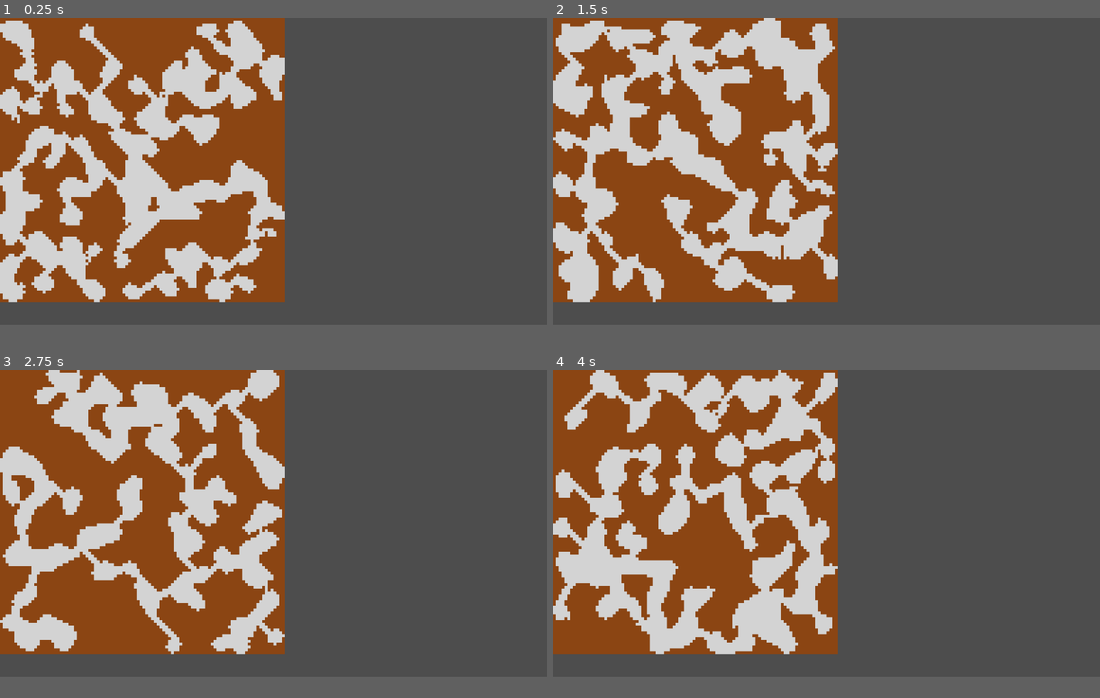
Above: before the commit, frames 1-4 (two rows, left to right).
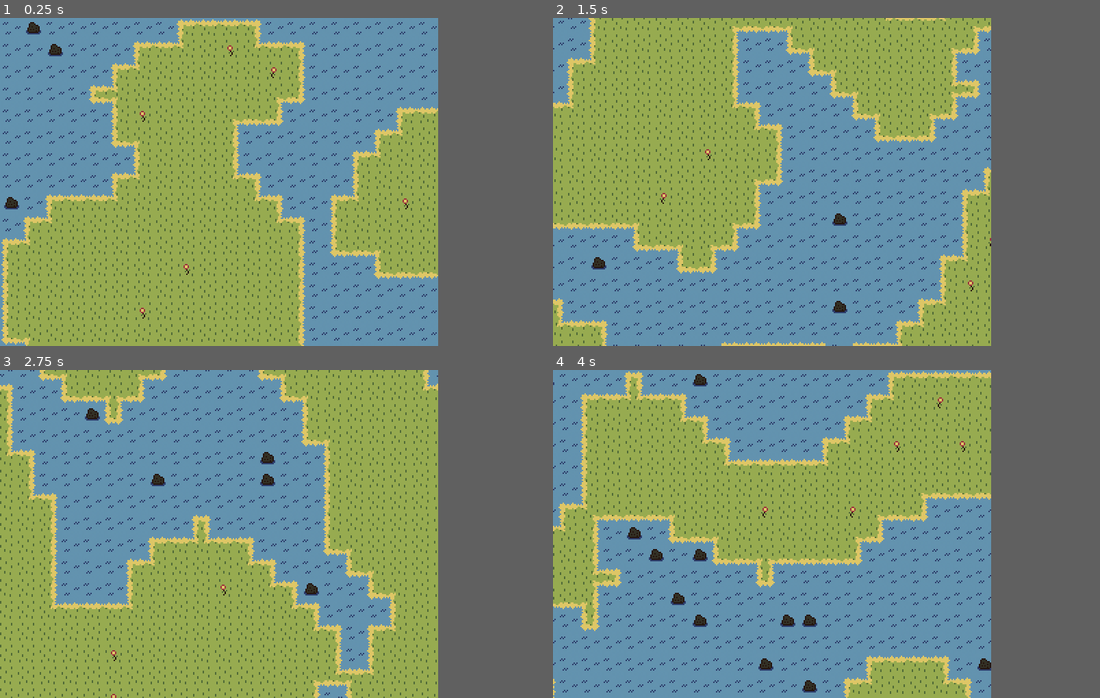
Above: after the commit, the same moments.

Repository: minazukitouka/map_generator
Game: Godot game, scene res://scenes/map_generator.tscn
Two runs of this game, one before a commit and one after it. Both use one fixed random seed, a clock stepped at 60 frames per second and the inputs below. The project has no main scene, so this scene is started directly.
Inputs (mouse positions are in pixels of both pictures, inside the frame that each line leads up to):
- Up to frame 1 (0.25 s): no input
- Up to frame 2 (1.5 s): tap Enter (ui_accept) at 0.5, 0.6, 0.77, 1.07, 1.35 s; move the mouse to (946, 155) at 0.52 s; hold Right (ui_right) 0.53-1.28 s; move the mouse to (717, 185) at 1.27 s; hold Down (ui_down) from 1.28 s (still down)
- Up to frame 3 (2.75 s): tap Enter (ui_accept) at 1.52, 1.82, 2.1 s; move the mouse to (328, 455) at 2.02 s; release Down (ui_down) at 2.03 s; hold Right (ui_right) from 2.03 s (still down)
- Up to frame 4 (4 s): move the mouse to (799, 583) at 2.77 s; release Right (ui_right) at 2.78 s; hold Up (ui_up) 2.78-3.53 s; tap Enter (ui_accept) at 2.85, 3.02, 3.32, 3.6, 3.77 s; move the mouse to (990, 570) at 3.52 s; hold Left (ui_left) from 3.53 s (still down)
In our replay, the window is 799x449 before the commit and 640x480 after it. These sizes can differ from the game's own. Grey fills any space a smaller window leaves; there, only what the larger window draws over its background counts as a difference.

The runs differ from the first frame. In frame 1, 77% of the frame differs, in the area x 0-81%, y 0-100%; in frame 2, 79%; in frame 3, 76%; in frame 4, 79%.

Commit message:
optimize algorithm and draw map data with tilemap

Diff:
--- a/project.godot
+++ b/project.godot
@@ -13,3 +13,11 @@
 config/name="MapGenerator"
 config/features=PackedStringArray("4.0", "Forward Plus")
 config/icon="res://icon.svg"
+
+[display]
+
+window/size/viewport_width=320
+window/size/viewport_height=240
+window/size/window_width_override=960
+window/size/window_height_override=720
+window/stretch/mode="viewport"
--- a/scenes/map.gd
+++ b/scenes/map.gd
@@ -8,8 +8,9 @@
 var floor: int
 var small_room_threshold: int
 
-var cells := []
+var cells: PackedByteArray
 var rooms: Array[Room] = []
+var debug_cells: Array[Vector2i] = []
 
 func _init(width: int, height: int, wall: int, floor: int):
 	self.width = width
@@ -28,21 +29,18 @@
 	connect_rooms()
 
 func generate_empty_map(fill_with: int = 0):
-	var cells = []
-	for x in range(width):
-		var column = []
-		for y in range(height):
-			column.append(fill_with)
-		cells.append(column)
+	var cells = PackedByteArray()
+	cells.resize(width * height)
+	cells.fill(fill_with)
 	return cells
 
 func generate_noise() -> void:
 	for x in range(width):
 		for y in range(height):
-			if randf() < 0.64:
-				cells[x][y] = wall
+			if randf() < 0.6:
+				set_cell(x, y, wall)
 			else:
-				cells[x][y] = floor
+				set_cell(x, y, floor)
 
 func apply_cellular_automata(wall_threshold: int = 4) -> void:
 	var new_cells = generate_empty_map(0)
@@ -50,9 +48,9 @@
 		for y in range(height):
 			var walls_count := get_walls_count(x, y, wall)
 			if walls_count > wall_threshold:
-				new_cells[x][y] = wall
+				new_cells[x * width + y] = wall
 			else:
-				new_cells[x][y] = floor
+				new_cells[x * width + y] = floor
 	cells = new_cells
 
 func scan_rooms() -> void:
@@ -60,8 +58,8 @@
 	var scanned_map = generate_empty_map(0)
 	for x in range(width):
 		for y in range(height):
-			if cells[x][y] == wall:
-				scanned_map[x][y] = 1
+			if get_cell(x, y) == wall:
+				scanned_map[x * width + y] = 1
 			else:
 				var room = scan_room(x, y, scanned_map)
 				if !room.is_empty():
@@ -71,48 +69,49 @@
 	for room in rooms:
 		if room.cells.size() < small_room_threshold:
 			for cell in room.cells:
-				cells[cell.x][cell.y] = wall
+				set_cell(cell.x, cell.y, wall)
 	rooms = rooms.filter(func(room: Room): return room.size() >= small_room_threshold)
 
+func set_cell(x: int, y: int, value: int) -> void:
+	cells[x * width + y] = value
+
 func get_cell(x: int, y: int) -> int:
-	return cells[x][y]
+	return cells[x * width + y]
 
 func is_in_map(x: int, y: int) -> bool:
 	return x >= 0 && x < width && y >= 0 && y < height
 
 func connect_rooms() -> void:
 	while rooms.size() > 1:
-		print(rooms.size())
 		rooms.sort_custom(func(a, b): return a.size() < b.size())
-		var room = rooms[0]
-		room.find_edges()
-
-		var result = find_nearest_floor_for_room(room)
-		var edge = result[0]
-		var target = result[1]
-		create_tunnel(edge, target)
+		for room in rooms:
+			room.find_edges()
+			var result = find_nearest_floor_for_room(room)
+			var edge = result[0]
+			var target = result[1]
+			create_tunnel(edge, target)
 		scan_rooms()
 
 # private
 
 func get_walls_count(x: int, y: int, wall: int) -> int:
 	var walls_count = 0
-	if x + 1 >= width || cells[x + 1][y] == wall: walls_count += 1 # right
-	if y - 1 < 0 || cells[x][y - 1] == wall: walls_count += 1 # top
-	if x - 1 < 0 || cells[x - 1][y] == wall: walls_count += 1 # left
-	if y + 1 >= height || cells[x][y + 1] == wall: walls_count += 1 # bottom
-	if x + 1 >= width || y - 1 < 0 || cells[x + 1][y - 1] == wall: walls_count += 1 # top-right
-	if x - 1 < 0 || y - 1 < 0 || cells[x - 1][y - 1] == wall: walls_count += 1 # top-left
-	if x - 1 < 0 || y + 1 >= height || cells[x - 1][y + 1] == wall: walls_count += 1 # bottom-left
-	if x + 1 >= width || y + 1 >= height || cells[x + 1][y + 1] == wall: walls_count += 1 # bottom-right
+	if x + 1 >= width || get_cell(x + 1, y) == wall: walls_count += 1 # right
+	if y - 1 < 0 || get_cell(x, y - 1) == wall: walls_count += 1 # top
+	if x - 1 < 0 || get_cell(x - 1, y) == wall: walls_count += 1 # left
+	if y + 1 >= height || get_cell(x, y + 1) == wall: walls_count += 1 # bottom
+	if x + 1 >= width || y - 1 < 0 || get_cell(x + 1, y - 1) == wall: walls_count += 1 # top-right
+	if x - 1 < 0 || y - 1 < 0 || get_cell(x - 1, y - 1) == wall: walls_count += 1 # top-left
+	if x - 1 < 0 || y + 1 >= height || get_cell(x - 1, y + 1) == wall: walls_count += 1 # bottom-left
+	if x + 1 >= width || y + 1 >= height || get_cell(x + 1, y + 1) == wall: walls_count += 1 # bottom-right
 	return walls_count
 
 func scan_room(x: int, y: int, scanned_map) -> Room:
-	var room = Room.new(self)
+	var room := Room.new(self)
 	var unscaned_cells := [Vector2i(x, y)]
 
 	while unscaned_cells.size() > 0:
-		var cell = unscaned_cells.pop_front()
+		var cell := unscaned_cells.pop_front()
 		for unscaned_cell in scan_cell(cell.x, cell.y, scanned_map, room):
 			unscaned_cells.push_back(unscaned_cell)
 	return room
@@ -120,9 +119,9 @@
 func scan_cell(x: int, y: int, scanned_map, room: Room) -> Array[Vector2i]:
 	if !is_in_map(x, y):
 		return []
-	if cells[x][y] == wall || scanned_map[x][y] == 1:
+	if get_cell(x, y) == wall || scanned_map[x * width + y] == 1:
 		return []
-	scanned_map[x][y] = 1
+	scanned_map[x * width + y] = 1
 	room.cells.append(Vector2i(x, y))
 
 	return [
@@ -178,6 +177,7 @@
 		dig(cell.x, cell.y - 1)
 		dig(cell.x - 1, cell.y)
 		dig(cell.x, cell.y + 1)
+		debug_cells.append(cell)
 
 func create_tunnel_from_x(from: Vector2i, to: Vector2i) -> Array[Vector2i]:
 	var tunnel: Array[Vector2i] = []
@@ -203,4 +203,4 @@
 
 func dig(x: int, y: int) -> void:
 	if is_in_map(x, y):
-		cells[x][y] = floor
+		set_cell(x, y, floor)
--- a/scenes/map_generator.gd
+++ b/scenes/map_generator.gd
@@ -6,36 +6,42 @@
 @export var width := 100
 @export var height := 100
 
+@onready var tile_map: TileMap = $TileMap
+@onready var scroller := $Scroller
+
 var map: Map
 
-const CELL_SIZE = 6
+const CELL_SIZE = 2
 const WALL = 0
 const FLOOR = 1
 const SMALL_ROOM_THRESHOLD = 20
 
 func _ready() -> void:
-	seed(1)
 	generate_map()
 
 func generate_map():
+	var start_time := Time.get_ticks_msec()
 	map = Map.new(width, height, WALL, FLOOR)
 	map.small_room_threshold = SMALL_ROOM_THRESHOLD
 	map.generate()
+	redraw_tilemap()
+	var elapsed_time := Time.get_ticks_msec() - start_time
+	print(elapsed_time, 'ms')
+
+func redraw_tilemap() -> void:
+	var cells : Array[Vector2i] = []
+	tile_map.clear()
+	for x in range(width):
+		for y in range(height):
+			tile_map.set_cell(0, Vector2i(x, y), 0, Vector2i(1, 1))
+			if randf() < 0.05:
+				tile_map.set_cell(0, Vector2i(x, y), 0, Vector2i(2, 1))
+			if map.get_cell(x, y) == FLOOR:
+				cells.append(Vector2i(x, y))
+	tile_map.set_cells_terrain_connect(0, cells, 0, 0)
+	scroller.set_camera_limit(Rect2(0, 0, width * 16, height * 16))
 
 func _input(event: InputEvent) -> void:
 	if Input.is_action_just_pressed("ui_accept"):
 		generate_map()
 		queue_redraw()
-
-func _draw() -> void:
-	for x in range(width):
-		for y in range(height):
-			if map.get_cell(x, y) == WALL:
-				draw_rect(Rect2(x * CELL_SIZE, y * CELL_SIZE, CELL_SIZE, CELL_SIZE), Color.SADDLE_BROWN)
-			else:
-				draw_rect(Rect2(x * CELL_SIZE, y * CELL_SIZE, CELL_SIZE, CELL_SIZE), Color.WHITE)
-
-	for room in map.rooms:
-		for cell in room.cells:
-			var color = Color.LIGHT_GRAY
-			draw_rect(Rect2(cell.x * CELL_SIZE, cell.y * CELL_SIZE, CELL_SIZE, CELL_SIZE), color)
--- a/scenes/map_generator.tscn
+++ b/scenes/map_generator.tscn
@@ -1,6 +1,434 @@
-[gd_scene load_steps=2 format=3 uid="uid://465g65kecky8"]
+[gd_scene load_steps=6 format=3 uid="uid://465g65kecky8"]
 
 [ext_resource type="Script" path="res://scenes/map_generator.gd" id="1_b0avj"]
+[ext_resource type="Texture2D" uid="uid://x3tq3w4h3aka" path="res://assets/tileset.png" id="2_6tumh"]
+[ext_resource type="Script" path="res://scenes/scroller.gd" id="3_21tg8"]
+
+[sub_resource type="TileSetAtlasSource" id="TileSetAtlasSource_f7n25"]
+texture = ExtResource("2_6tumh")
+0:0/0 = 0
+1:0/0 = 0
+1:0/0/terrain_set = 0
+1:0/0/terrain = 0
+1:0/0/probability = 0.02
+1:0/0/terrains_peering_bit/right_side = 0
+1:0/0/terrains_peering_bit/bottom_right_corner = 0
+1:0/0/terrains_peering_bit/bottom_side = 0
+1:0/0/terrains_peering_bit/bottom_left_corner = 0
+1:0/0/terrains_peering_bit/left_side = 0
+1:0/0/terrains_peering_bit/top_left_corner = 0
+1:0/0/terrains_peering_bit/top_side = 0
+1:0/0/terrains_peering_bit/top_right_corner = 0
+2:0/0 = 0
+2:0/0/terrain_set = 0
+2:0/0/terrain = 0
+2:0/0/probability = 0.02
+2:0/0/terrains_peering_bit/right_side = 0
+2:0/0/terrains_peering_bit/bottom_right_corner = 0
+2:0/0/terrains_peering_bit/bottom_side = 0
+2:0/0/terrains_peering_bit/bottom_left_corner = 0
+2:0/0/terrains_peering_bit/left_side = 0
+2:0/0/terrains_peering_bit/top_left_corner = 0
+2:0/0/terrains_peering_bit/top_side = 0
+2:0/0/terrains_peering_bit/top_right_corner = 0
+3:0/0 = 0
+3:0/0/terrain_set = 0
+3:0/0/terrain = 0
+3:0/0/terrains_peering_bit/right_side = 0
+3:0/0/terrains_peering_bit/bottom_right_corner = 0
+3:0/0/terrains_peering_bit/bottom_side = 0
+4:0/0 = 0
+4:0/0/terrain_set = 0
+4:0/0/terrain = 0
+4:0/0/terrains_peering_bit/right_side = 0
+4:0/0/terrains_peering_bit/bottom_right_corner = 0
+4:0/0/terrains_peering_bit/bottom_side = 0
+4:0/0/terrains_peering_bit/bottom_left_corner = 0
+4:0/0/terrains_peering_bit/left_side = 0
+5:0/0 = 0
+5:0/0/terrain_set = 0
+5:0/0/terrain = 0
+5:0/0/terrains_peering_bit/bottom_side = 0
+5:0/0/terrains_peering_bit/bottom_left_corner = 0
+5:0/0/terrains_peering_bit/left_side = 0
+6:0/0 = 0
+6:0/0/terrain_set = 0
+6:0/0/terrain = 0
+6:0/0/terrains_peering_bit/bottom_side = 0
+7:0/0 = 0
+7:0/0/terrain_set = 0
+7:0/0/terrain = 0
+7:0/0/terrains_peering_bit/right_side = 0
+7:0/0/terrains_peering_bit/bottom_side = 0
+8:0/0 = 0
+8:0/0/terrain_set = 0
+8:0/0/terrain = 0
+8:0/0/terrains_peering_bit/right_side = 0
+8:0/0/terrains_peering_bit/bottom_side = 0
+8:0/0/terrains_peering_bit/bottom_left_corner = 0
+8:0/0/terrains_peering_bit/left_side = 0
+9:0/0 = 0
+9:0/0/terrain_set = 0
+9:0/0/terrain = 0
+9:0/0/terrains_peering_bit/right_side = 0
+9:0/0/terrains_peering_bit/bottom_right_corner = 0
+9:0/0/terrains_peering_bit/bottom_side = 0
+9:0/0/terrains_peering_bit/left_side = 0
+10:0/0 = 0
+10:0/0/terrain_set = 0
+10:0/0/terrain = 0
+10:0/0/terrains_peering_bit/bottom_side = 0
+10:0/0/terrains_peering_bit/left_side = 0
+11:0/0 = 0
+11:0/0/terrain_set = 0
+11:0/0/terrain = 0
+11:0/0/terrains_peering_bit/right_side = 0
+11:0/0/terrains_peering_bit/bottom_side = 0
+11:0/0/terrains_peering_bit/left_side = 0
+12:0/0 = 0
+12:0/0/terrain_set = 0
+12:0/0/terrain = 0
+12:0/0/terrains_peering_bit/right_side = 0
+12:0/0/terrains_peering_bit/bottom_right_corner = 0
+12:0/0/terrains_peering_bit/bottom_side = 0
+12:0/0/terrains_peering_bit/left_side = 0
+12:0/0/terrains_peering_bit/top_left_corner = 0
+12:0/0/terrains_peering_bit/top_side = 0
+1:1/0 = 0
+2:1/0 = 0
+3:1/0 = 0
+3:1/0/terrain_set = 0
+3:1/0/terrain = 0
+3:1/0/terrains_peering_bit/right_side = 0
+3:1/0/terrains_peering_bit/bottom_right_corner = 0
+3:1/0/terrains_peering_bit/bottom_side = 0
+3:1/0/terrains_peering_bit/top_side = 0
+3:1/0/terrains_peering_bit/top_right_corner = 0
+4:1/0 = 0
+4:1/0/terrain_set = 0
+4:1/0/terrain = 0
+4:1/0/terrains_peering_bit/right_side = 0
+4:1/0/terrains_peering_bit/bottom_right_corner = 0
+4:1/0/terrains_peering_bit/bottom_side = 0
+4:1/0/terrains_peering_bit/bottom_left_corner = 0
+4:1/0/terrains_peering_bit/left_side = 0
+4:1/0/terrains_peering_bit/top_left_corner = 0
+4:1/0/terrains_peering_bit/top_side = 0
+4:1/0/terrains_peering_bit/top_right_corner = 0
+5:1/0 = 0
+5:1/0/terrain_set = 0
+5:1/0/terrain = 0
+5:1/0/terrains_peering_bit/bottom_side = 0
+5:1/0/terrains_peering_bit/bottom_left_corner = 0
+5:1/0/terrains_peering_bit/left_side = 0
+5:1/0/terrains_peering_bit/top_left_corner = 0
+5:1/0/terrains_peering_bit/top_side = 0
+6:1/0 = 0
+6:1/0/terrain_set = 0
+6:1/0/terrain = 0
+6:1/0/terrains_peering_bit/bottom_side = 0
+6:1/0/terrains_peering_bit/top_side = 0
+7:1/0 = 0
+7:1/0/terrain_set = 0
+7:1/0/terrain = 0
+7:1/0/terrains_peering_bit/right_side = 0
+7:1/0/terrains_peering_bit/bottom_side = 0
+7:1/0/terrains_peering_bit/top_side = 0
+7:1/0/terrains_peering_bit/top_right_corner = 0
+8:1/0 = 0
+8:1/0/terrain_set = 0
+8:1/0/terrain = 0
+8:1/0/terrains_peering_bit/right_side = 0
+8:1/0/terrains_peering_bit/bottom_side = 0
+8:1/0/terrains_peering_bit/bottom_left_corner = 0
+8:1/0/terrains_peering_bit/left_side = 0
+8:1/0/terrains_peering_bit/top_left_corner = 0
+8:1/0/terrains_peering_bit/top_side = 0
+8:1/0/terrains_peering_bit/top_right_corner = 0
+9:1/0 = 0
+9:1/0/terrain_set = 0
+9:1/0/terrain = 0
+9:1/0/terrains_peering_bit/right_side = 0
+9:1/0/terrains_peering_bit/bottom_right_corner = 0
+9:1/0/terrains_peering_bit/bottom_side = 0
+9:1/0/terrains_peering_bit/left_side = 0
+9:1/0/terrains_peering_bit/top_left_corner = 0
+9:1/0/terrains_peering_bit/top_side = 0
+9:1/0/terrains_peering_bit/top_right_corner = 0
+10:1/0 = 0
+10:1/0/terrain_set = 0
+10:1/0/terrain = 0
+10:1/0/terrains_peering_bit/bottom_side = 0
+10:1/0/terrains_peering_bit/left_side = 0
+10:1/0/terrains_peering_bit/top_left_corner = 0
+10:1/0/terrains_peering_bit/top_side = 0
+11:1/0 = 0
+11:1/0/terrain_set = 0
+11:1/0/terrain = 0
+11:1/0/terrains_peering_bit/right_side = 0
+11:1/0/terrains_peering_bit/bottom_side = 0
+11:1/0/terrains_peering_bit/left_side = 0
+11:1/0/terrains_peering_bit/top_left_corner = 0
+11:1/0/terrains_peering_bit/top_side = 0
+11:1/0/terrains_peering_bit/top_right_corner = 0
+12:1/0 = 0
+12:1/0/terrain_set = 0
+12:1/0/terrain = 0
+12:1/0/terrains_peering_bit/right_side = 0
+12:1/0/terrains_peering_bit/bottom_side = 0
+12:1/0/terrains_peering_bit/bottom_left_corner = 0
+12:1/0/terrains_peering_bit/left_side = 0
+12:1/0/terrains_peering_bit/top_side = 0
+12:1/0/terrains_peering_bit/top_right_corner = 0
+0:2/0 = 0
+1:2/0 = 0
+2:2/0 = 0
+3:2/0 = 0
+3:2/0/terrain_set = 0
+3:2/0/terrain = 0
+3:2/0/terrains_peering_bit/right_side = 0
+3:2/0/terrains_peering_bit/top_side = 0
+3:2/0/terrains_peering_bit/top_right_corner = 0
+4:2/0 = 0
+4:2/0/terrain_set = 0
+4:2/0/terrain = 0
+4:2/0/terrains_peering_bit/right_side = 0
+4:2/0/terrains_peering_bit/left_side = 0
+4:2/0/terrains_peering_bit/top_left_corner = 0
+4:2/0/terrains_peering_bit/top_side = 0
+4:2/0/terrains_peering_bit/top_right_corner = 0
+5:2/0 = 0
+5:2/0/terrain_set = 0
+5:2/0/terrain = 0
+5:2/0/terrains_peering_bit/left_side = 0
+5:2/0/terrains_peering_bit/top_left_corner = 0
+5:2/0/terrains_peering_bit/top_side = 0
+6:2/0 = 0
+6:2/0/terrain_set = 0
+6:2/0/terrain = 0
+6:2/0/terrains_peering_bit/top_side = 0
+7:2/0 = 0
+7:2/0/terrain_set = 0
+7:2/0/terrain = 0
+7:2/0/terrains_peering_bit/right_side = 0
+7:2/0/terrains_peering_bit/bottom_right_corner = 0
+7:2/0/terrains_peering_bit/bottom_side = 0
+7:2/0/terrains_peering_bit/top_side = 0
+8:2/0 = 0
+8:2/0/terrain_set = 0
+8:2/0/terrain = 0
+8:2/0/terrains_peering_bit/right_side = 0
+8:2/0/terrains_peering_bit/bottom_right_corner = 0
+8:2/0/terrains_peering_bit/bottom_side = 0
+8:2/0/terrains_peering_bit/bottom_left_corner = 0
+8:2/0/terrains_peering_bit/left_side = 0
+8:2/0/terrains_peering_bit/top_left_corner = 0
+8:2/0/terrains_peering_bit/top_side = 0
+9:2/0 = 0
+9:2/0/terrain_set = 0
+9:2/0/terrain = 0
+9:2/0/terrains_peering_bit/right_side = 0
+9:2/0/terrains_peering_bit/bottom_right_corner = 0
+9:2/0/terrains_peering_bit/bottom_side = 0
+9:2/0/terrains_peering_bit/bottom_left_corner = 0
+9:2/0/terrains_peering_bit/left_side = 0
+9:2/0/terrains_peering_bit/top_side = 0
+9:2/0/terrains_peering_bit/top_right_corner = 0
+10:2/0 = 0
+10:2/0/terrain_set = 0
+10:2/0/terrain = 0
+10:2/0/terrains_peering_bit/bottom_side = 0
+10:2/0/terrains_peering_bit/bottom_left_corner = 0
+10:2/0/terrains_peering_bit/left_side = 0
+10:2/0/terrains_peering_bit/top_side = 0
+11:2/0 = 0
+11:2/0/terrain_set = 0
+11:2/0/terrain = 0
+11:2/0/terrains_peering_bit/right_side = 0
+11:2/0/terrains_peering_bit/bottom_right_corner = 0
+11:2/0/terrains_peering_bit/bottom_side = 0
+11:2/0/terrains_peering_bit/bottom_left_corner = 0
+11:2/0/terrains_peering_bit/left_side = 0
+11:2/0/terrains_peering_bit/top_side = 0
+12:2/0 = 0
+12:2/0/terrain_set = 0
+12:2/0/terrain = 0
+12:2/0/terrains_peering_bit/right_side = 0
+12:2/0/terrains_peering_bit/bottom_right_corner = 0
+12:2/0/terrains_peering_bit/bottom_side = 0
+12:2/0/terrains_peering_bit/left_side = 0
+12:2/0/terrains_peering_bit/top_side = 0
+13:2/0 = 0
+13:2/0/terrain_set = 0
+13:2/0/terrain = 0
+13:2/0/terrains_peering_bit/right_side = 0
+13:2/0/terrains_peering_bit/bottom_side = 0
+13:2/0/terrains_peering_bit/bottom_left_corner = 0
+13:2/0/terrains_peering_bit/left_side = 0
+13:2/0/terrains_peering_bit/top_side = 0
+3:3/0 = 0
+3:3/0/terrain_set = 0
+3:3/0/terrain = 0
+3:3/0/terrains_peering_bit/right_side = 0
+4:3/0 = 0
+4:3/0/terrain_set = 0
+4:3/0/terrain = 0
+4:3/0/terrains_peering_bit/right_side = 0
+4:3/0/terrains_peering_bit/left_side = 0
+5:3/0 = 0
+5:3/0/terrain_set = 0
+5:3/0/terrain = 0
+5:3/0/terrains_peering_bit/left_side = 0
+6:3/0 = 0
+6:3/0/terrain_set = 0
+6:3/0/terrain = 0
+7:3/0 = 0
+7:3/0/terrain_set = 0
+7:3/0/terrain = 0
+7:3/0/terrains_peering_bit/right_side = 0
+7:3/0/terrains_peering_bit/top_side = 0
+8:3/0 = 0
+8:3/0/terrain_set = 0
+8:3/0/terrain = 0
+8:3/0/terrains_peering_bit/right_side = 0
+8:3/0/terrains_peering_bit/left_side = 0
+8:3/0/terrains_peering_bit/top_left_corner = 0
+8:3/0/terrains_peering_bit/top_side = 0
+9:3/0 = 0
+9:3/0/terrain_set = 0
+9:3/0/terrain = 0
+9:3/0/terrains_peering_bit/right_side = 0
+9:3/0/terrains_peering_bit/left_side = 0
+9:3/0/terrains_peering_bit/top_side = 0
+9:3/0/terrains_peering_bit/top_right_corner = 0
+10:3/0 = 0
+10:3/0/terrain_set = 0
+10:3/0/terrain = 0
+10:3/0/terrains_peering_bit/left_side = 0
+10:3/0/terrains_peering_bit/top_side = 0
+11:3/0 = 0
+11:3/0/terrain_set = 0
+11:3/0/terrain = 0
+11:3/0/terrains_peering_bit/right_side = 0
+11:3/0/terrains_peering_bit/left_side = 0
+11:3/0/terrains_peering_bit/top_side = 0
+12:3/0 = 0
+12:3/0/terrain_set = 0
+12:3/0/terrain = 0
+12:3/0/terrains_peering_bit/right_side = 0
+12:3/0/terrains_peering_bit/bottom_side = 0
+12:3/0/terrains_peering_bit/left_side = 0
+12:3/0/terrains_peering_bit/top_side = 0
+12:3/0/terrains_peering_bit/top_right_corner = 0
+13:3/0 = 0
+13:3/0/terrain_set = 0
+13:3/0/terrain = 0
+13:3/0/terrains_peering_bit/right_side = 0
+13:3/0/terrains_peering_bit/bottom_side = 0
+13:3/0/terrains_peering_bit/left_side = 0
+13:3/0/terrains_peering_bit/top_left_corner = 0
+13:3/0/terrains_peering_bit/top_side = 0
+7:4/0 = 0
+7:4/0/terrain_set = 0
+7:4/0/terrain = 0
+7:4/0/terrains_peering_bit/right_side = 0
+7:4/0/terrains_peering_bit/bottom_side = 0
+7:4/0/terrains_peering_bit/top_side = 0
+8:4/0 = 0
+8:4/0/terrain_set = 0
+8:4/0/terrain = 0
+8:4/0/terrains_peering_bit/right_side = 0
+8:4/0/terrains_peering_bit/bottom_side = 0
+8:4/0/terrains_peering_bit/bottom_left_corner = 0
+8:4/0/terrains_peering_bit/left_side = 0
+8:4/0/terrains_peering_bit/top_left_corner = 0
+8:4/0/terrains_peering_bit/top_side = 0
+9:4/0 = 0
+9:4/0/terrain_set = 0
+9:4/0/terrain = 0
+9:4/0/terrains_peering_bit/right_side = 0
+9:4/0/terrains_peering_bit/bottom_right_corner = 0
+9:4/0/terrains_peering_bit/bottom_side = 0
+9:4/0/terrains_peering_bit/left_side = 0
+9:4/0/terrains_peering_bit/top_side = 0
+9:4/0/terrains_peering_bit/top_right_corner = 0
+10:4/0 = 0
+10:4/0/terrain_set = 0
+10:4/0/terrain = 0
+10:4/0/terrains_peering_bit/bottom_side = 0
+10:4/0/terrains_peering_bit/left_side = 0
+10:4/0/terrains_peering_bit/top_side = 0
+11:4/0 = 0
+11:4/0/terrain_set = 0
+11:4/0/terrain = 0
+11:4/0/terrains_peering_bit/right_side = 0
+11:4/0/terrains_peering_bit/bottom_side = 0
+11:4/0/terrains_peering_bit/left_side = 0
+11:4/0/terrains_peering_bit/top_left_corner = 0
+11:4/0/terrains_peering_bit/top_side = 0
+3:5/0 = 0
+4:5/0 = 0
+5:5/0 = 0
+6:5/0 = 0
+7:5/0 = 0
+8:5/0 = 0
+9:5/0 = 0
+10:5/0 = 0
+11:5/0 = 0
+12:5/0 = 0
+3:6/0 = 0
+4:6/0 = 0
+5:6/0 = 0
+6:6/0 = 0
+7:6/0 = 0
+8:6/0 = 0
+9:6/0 = 0
+10:6/0 = 0
+11:6/0 = 0
+12:6/0 = 0
+3:7/0 = 0
+4:7/0 = 0
+5:7/0 = 0
+6:7/0 = 0
+7:7/0 = 0
+8:7/0 = 0
+9:7/0 = 0
+10:7/0 = 0
+11:7/0 = 0
+12:7/0 = 0
+13:7/0 = 0
+3:8/0 = 0
+4:8/0 = 0
+5:8/0 = 0
+6:8/0 = 0
+7:8/0 = 0
+8:8/0 = 0
+9:8/0 = 0
+10:8/0 = 0
+11:8/0 = 0
+12:8/0 = 0
+13:8/0 = 0
+7:9/0 = 0
+8:9/0 = 0
+9:9/0 = 0
+10:9/0 = 0
+11:9/0 = 0
+
+[sub_resource type="TileSet" id="TileSet_cmk38"]
+terrain_set_0/mode = 0
+terrain_set_0/terrain_0/name = "Grass"
+terrain_set_0/terrain_0/color = Color(0, 0.45098, 0.368627, 1)
+sources/0 = SubResource("TileSetAtlasSource_f7n25")
 
 [node name="MapGenerator" type="Node2D"]
 script = ExtResource("1_b0avj")
+
+[node name="TileMap" type="TileMap" parent="."]
+texture_filter = 1
+tile_set = SubResource("TileSet_cmk38")
+format = 2
+
+[node name="Scroller" type="Node2D" parent="."]
+script = ExtResource("3_21tg8")
+
+[node name="Camera2D" type="Camera2D" parent="Scroller"]
--- /dev/null
+++ b/scenes/scroller.gd
@@ -0,0 +1,38 @@
+extends Node2D
+
+@export var scroll_speed := 500
+@onready var screen_width := ProjectSettings.get_setting('display/window/size/viewport_width')
+@onready var screen_height := ProjectSettings.get_setting('display/window/size/viewport_height')
+@onready var camera_2d: Camera2D = $Camera2D
+
+func _process(delta: float) -> void:
+	camera_2d.position.x += Input.get_axis("ui_left", "ui_right") * delta * scroll_speed
+	camera_2d.position.y += Input.get_axis("ui_up", "ui_down") * delta * scroll_speed
+
+	var mouse_position = get_viewport().get_mouse_position()
+
+	if mouse_position.x <= 10:
+		camera_2d.position.x += delta * -scroll_speed
+	if mouse_position.x >= screen_width - 10:
+		camera_2d.position.x += delta * scroll_speed
+	if mouse_position.y <= 10:
+		camera_2d.position.y += delta * -scroll_speed
+	if mouse_position.y >= screen_height - 10:
+		camera_2d.position.y += delta * scroll_speed
+
+	camera_2d.position.x = clamp(
+		camera_2d.position.x,
+		camera_2d.limit_left + screen_width / 2,
+		camera_2d.limit_right - screen_width / 2
+	)
+	camera_2d.position.y = clamp(
+		camera_2d.position.y,
+		camera_2d.limit_top + screen_height / 2,
+		camera_2d.limit_bottom - screen_height / 2
+	)
+
+func set_camera_limit(limit: Rect2) -> void:
+	camera_2d.limit_top = limit.position.y
+	camera_2d.limit_bottom = limit.end.y
+	camera_2d.limit_left = limit.position.x
+	camera_2d.limit_right = limit.end.x
Binary file added: assets/tileset.png
Not shown, added: assets/tileset.png.import
